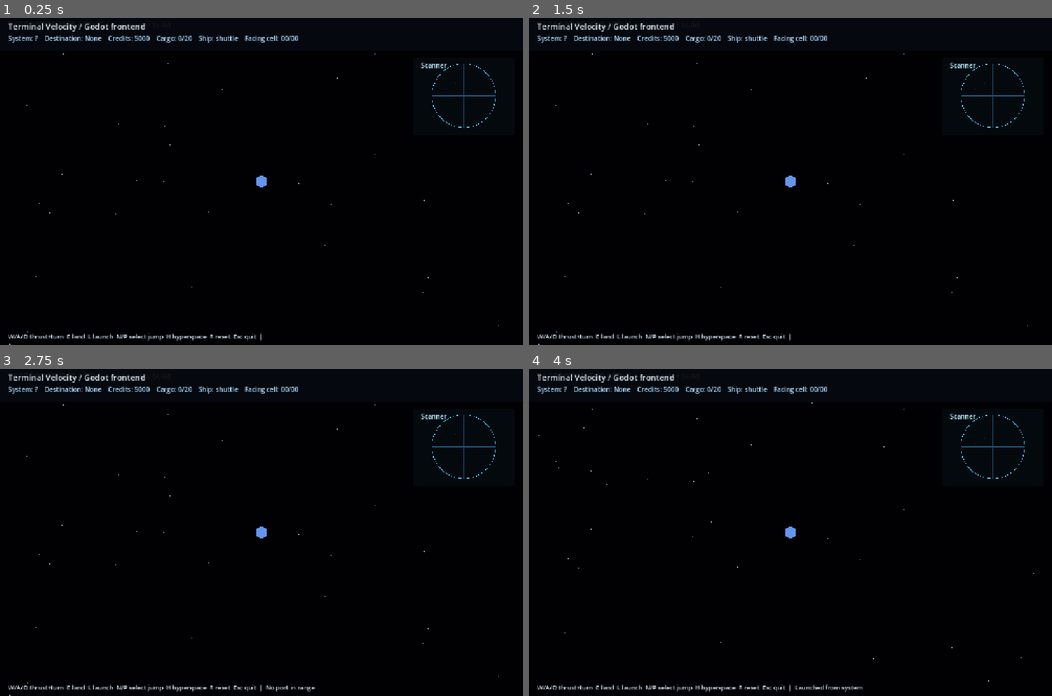
Above: before the commit, frames 1-4 (two rows, left to right).
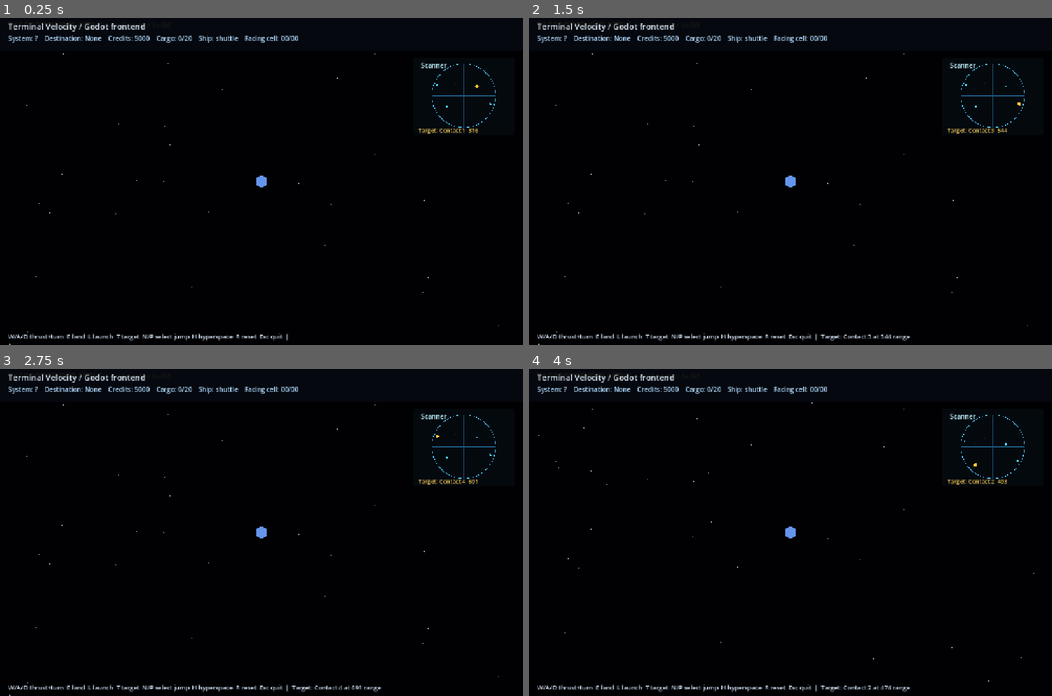
Above: after the commit, the same moments.

Repository: markvshaney/terminal-velocity
Game: Godot game, scene res://scenes/Main.tscn
The game is run twice, just before and just after one commit, with the same random seed, the same clock (stepped at 60 frames per second) and the same inputs.
Inputs:
- Up to frame 1 (0.25 s): no input
- Up to frame 2 (1.5 s): tap Enter at 0.5 s; hold D 0.53-1.28 s; tap T at 0.6, 1.35 s; tap Space at 1.25 s; hold S from 1.28 s (still down)
- Up to frame 3 (2.75 s): tap Enter at 2 s; release S at 2.03 s; hold D from 2.03 s (still down); tap E at 2.1 s; tap T at 2.3 s
- Up to frame 4 (4 s): tap Space at 2.75 s; release D at 2.78 s; hold W 2.78-3.53 s; tap L at 2.85 s; tap T at 3.05, 3.8 s; hold A from 3.53 s (still down); tap N at 3.6 s

The runs differ from the first frame. In frame 1, 0.4% of the frame differs, in the area x 22-94%, y 20-99%; in frame 2, 0.5%; in frame 3, 0.6%; in frame 4, 0.6%, in the area x 22-94%, y 21-99%.
Error before the commit: Invalid access of index '0' on a base object of type: 'Array'. (res://scripts/main.gd:82)
Error after the commit: Invalid access of index '0' on a base object of type: 'Array'. (res://scripts/main.gd:83)

Commit message:
feat: add Godot scanner target feedback

Diff:
--- a/godot_ev/scripts/main.gd
+++ b/godot_ev/scripts/main.gd
@@ -33,6 +33,7 @@
 var turn_cell_progress := 0.0
 var landed := false
 var selected_link_index := 0
+var selected_target_index := 0
 var stars: Array[Vector2] = []
 var status_line := ""
 var credits := 5000
@@ -196,6 +197,8 @@
 				_cycle_link(-1)
 			KEY_H:
 				_jump()
+			KEY_T:
+				_cycle_target(1)
 			KEY_F1:
 				landing_tab = 0
 				selected_landing_item = 0
@@ -246,6 +249,18 @@
 	selected_link_index = (selected_link_index + dir + links.size()) % links.size()
 	status_line = "Destination: " + str(links[selected_link_index])
 
+func _npc_world_offsets() -> Array[Vector2]:
+	return [Vector2(260, -180), Vector2(-340, 220), Vector2(520, 160), Vector2(-640, -260)]
+
+func _cycle_target(dir: int) -> void:
+	var targets := _npc_world_offsets()
+	if targets.is_empty():
+		selected_target_index = 0
+		status_line = "No scanner targets"
+		return
+	selected_target_index = (selected_target_index + dir + targets.size()) % targets.size()
+	status_line = "Target: Contact %d at %.0f range" % [selected_target_index + 1, pos.distance_to(targets[selected_target_index])]
+
 func _jump() -> void:
 	var systems: Array = universe.get("systems", [])
 	var links: Array = current_system.get("links", [])
@@ -304,7 +319,7 @@
 	for body in current_system.get("bodies", []):
 		var world := Vector2(float(body.get("x", 0)), float(body.get("y", 0)))
 		var screen := center + (world - pos) * WORLD_SCALE
-		var radius := float(body.get("r", 40)) * WORLD_SCALE
+		var radius: float = float(body.get("r", 40)) * WORLD_SCALE
 		var color := _named_color(str(body.get("color", "SteelBlue")))
 		draw_circle(screen, radius, color)
 		draw_arc(screen, radius + 4, 0, TAU, 40, Color(0.75, 0.80, 0.90), 1.0)
@@ -313,16 +328,15 @@
 func _draw_npcs(center: Vector2) -> void:
 	if npc_frames.is_empty():
 		return
-	var offsets: Array[Vector2] = [Vector2(260, -180), Vector2(-340, 220), Vector2(520, 160), Vector2(-640, -260)]
+	var offsets := _npc_world_offsets()
 	for i in range(offsets.size()):
 		var screen: Vector2 = center + (offsets[i] - pos) * WORLD_SCALE
 		var frame_index := (i * 7) % npc_frames.size()
 		var tex := npc_frames[frame_index]
 		var draw_offset := Vector2(tex.get_width(), tex.get_height()) * 0.5
-		if frame_index < npc_frame_offsets.size():
-			draw_offset = npc_frame_offsets[frame_index]
 		draw_texture_rect(tex, Rect2(screen - draw_offset, Vector2(tex.get_width(), tex.get_height())), false)
-		draw_arc(screen, 28, 0, TAU, 20, Color(0.35, 0.55, 0.80, 0.7), 1.0)
+		var ring_color := Color(1.0, 0.80, 0.20, 0.95) if i == selected_target_index else Color(0.35, 0.55, 0.80, 0.7)
+		draw_arc(screen, 28, 0, TAU, 20, ring_color, 1.0)
 
 func _draw_player(center: Vector2) -> void:
 	if player_frames.is_empty():
@@ -380,7 +394,23 @@
 	draw_line(Vector2(1135, 112), Vector2(1135, 268), Color(0.12, 0.35, 0.50), 1.0)
 	draw_line(Vector2(1057, 190), Vector2(1213, 190), Color(0.12, 0.35, 0.50), 1.0)
 	draw_string(font, Vector2(1030, 122), "Scanner", HORIZONTAL_ALIGNMENT_LEFT, 200, 16, Color(0.75, 0.95, 1.0))
-	draw_string(font, Vector2(20, 785), "W/A/D thrust+turn  E land  L launch  N/P select jump  H hyperspace  R reset  Esc quit  |  " + status_line, HORIZONTAL_ALIGNMENT_LEFT, 1230, 15, Color(0.82, 0.88, 0.95))
+	_draw_scanner_blips(Vector2(1135, 190), 78.0)
+	var target_range := 0.0
+	var targets := _npc_world_offsets()
+	if not targets.is_empty():
+		target_range = pos.distance_to(targets[selected_target_index % targets.size()])
+	draw_string(font, Vector2(1024, 280), "Target: Contact %d  %.0f" % [selected_target_index + 1, target_range], HORIZONTAL_ALIGNMENT_LEFT, 230, 14, Color(1.0, 0.82, 0.35))
+	draw_string(font, Vector2(20, 785), "W/A/D thrust+turn  E land  L launch  T target  N/P select jump  H hyperspace  R reset  Esc quit  |  " + status_line, HORIZONTAL_ALIGNMENT_LEFT, 1230, 15, Color(0.82, 0.88, 0.95))
+
+func _draw_scanner_blips(scanner_center: Vector2, scanner_radius: float) -> void:
+	var targets := _npc_world_offsets()
+	for i in range(targets.size()):
+		var relative: Vector2 = (targets[i] - pos) / 8.0
+		if relative.length() > scanner_radius - 8.0:
+			relative = relative.normalized() * (scanner_radius - 8.0)
+		var blip := scanner_center + relative
+		var color := Color(1.0, 0.78, 0.20) if i == selected_target_index else Color(0.30, 0.85, 1.0)
+		draw_circle(blip, 4.0 if i == selected_target_index else 2.5, color)
 
 func _draw_landing_panel() -> void:
 	var nearest := _nearest_body()
Not shown, changed: native_ev/tests/test_model.py
